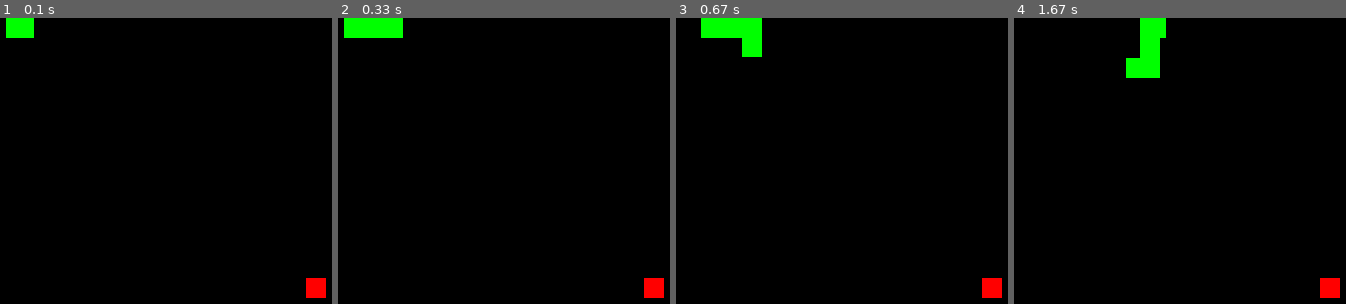
Above: before the commit, frames 1-4 (left to right).
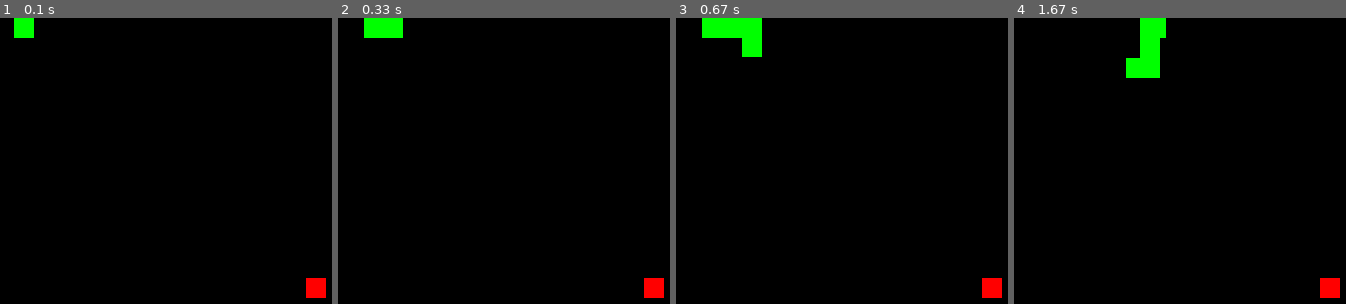
Above: after the commit, the same moments.

Repository: RyanBuck182/SnakeAI
Game: pygame game, started from main.py
The game is run twice, just before and just after one commit, with the same random seed, the same clock (stepped at 60 frames per second) and the same inputs.
Inputs:
- Up to frame 1 (0.1 s): no input
- Up to frame 2 (0.33 s): no input
- Up to frame 3 (0.67 s): tap S at 0.33 s
- Up to frame 4 (1.67 s): hold Right 0.67-1.13 s; hold Up 1.17-1.47 s; hold Right from 1.5 s (still down)

The runs differ from the first frame. In frame 1, 0.2% of the frame differs, in the area x 1-5%, y 0-7%; in frame 2, 0.4%, in the area x 1-8%, y 0-7%; in frame 3, less than 0.1%; in frame 4, nothing differs.

Commit message:
Fix visual bug when adding segments to corners

Diff:
--- a/player.py
+++ b/player.py
@@ -100,7 +100,7 @@
 
     def add_segment(self):
         self.body.append(Segment(self.square_dimensions,
-                                 self.body[-1].previous_position,
+                                 self.body[-1].position,
                                  self.body[-1].previous_position))
 
 
